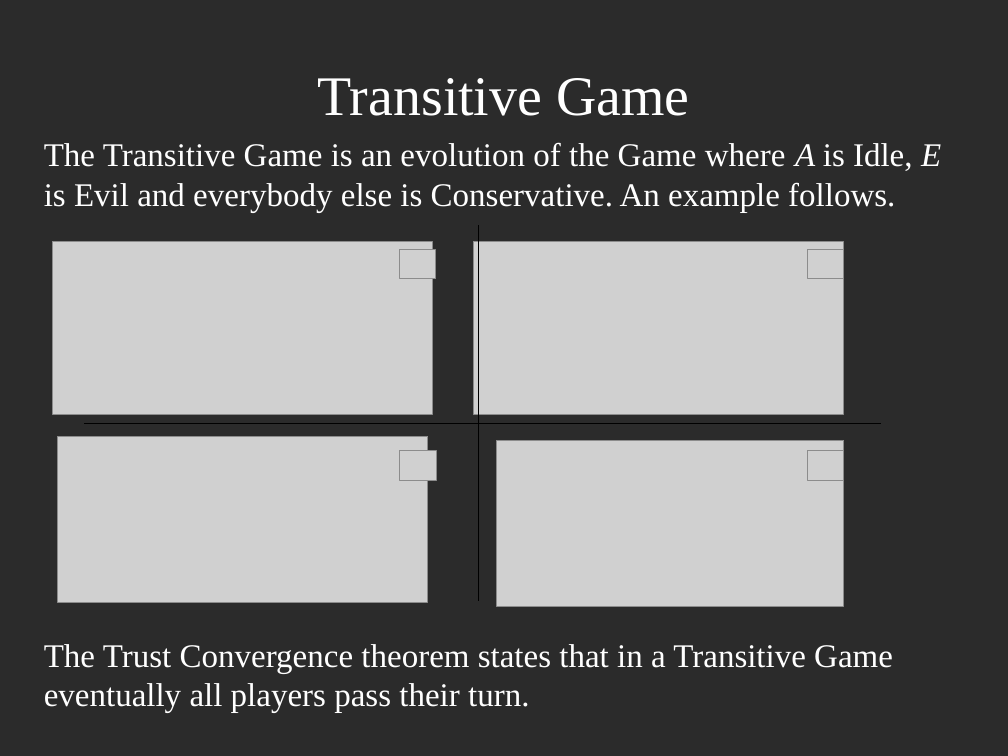
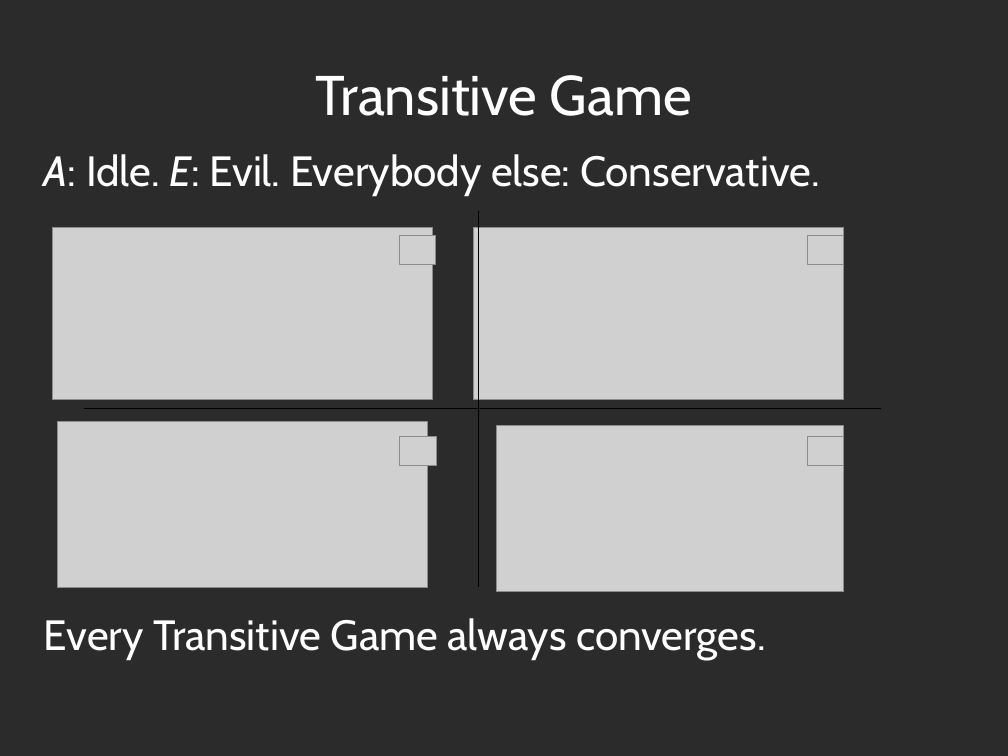
Before and after one commit to decrypto-org/TrustIsRisk, a slide deck: slide 13 of presentations/AtheCrypt10-1-2017/AtheCrypt10-1-2017.odp. Drawn at 1008x756 pixels with LibreOffice and Linux fonts; fonts in the diff are those of the drawing; grey boxes stand for pictures; background and template pictures are left out; a plain dark background stands for a picture behind light text. Boxes give left, top, right and bottom in pixels: in the first picture for what was removed or moved away, otherwise in the second. Text is boxed around its words. In the diff, an @@ line names an element or a change of style, - is before the commit and + after.

```diff
--- a/presentations/AtheCrypt10-1-2017/AtheCrypt10-1-2017.odp
+++ b/presentations/AtheCrypt10-1-2017/AtheCrypt10-1-2017.odp
@@ title "Transitive Game" at [316, 75, 692, 116]: font Times New Roman to Cabin @@
@@ text at [44, 154, 820, 660]: text changed; size 26 to 33.3 pt; font Times New Roman to Cabin @@
-The Transitive Game is an evolution of the Game where A is Idle, E is Evil and everybody else is Conservative. An example follows.
-The Trust Convergence theorem states that in a Transitive Game eventually all players pass their turn.
+A: Idle. E: Evil. Everybody else: Conservative.
+Every Transitive Game always converges.
@@ 8 pictures, 2 lines: place and size @@
-8 pictures, 2 lines at [53, 226, 881, 606]
+8 pictures, 2 lines at [53, 211, 881, 593]
```
Also in this commit, not shown: 19 other slides changed, 1 other file.
